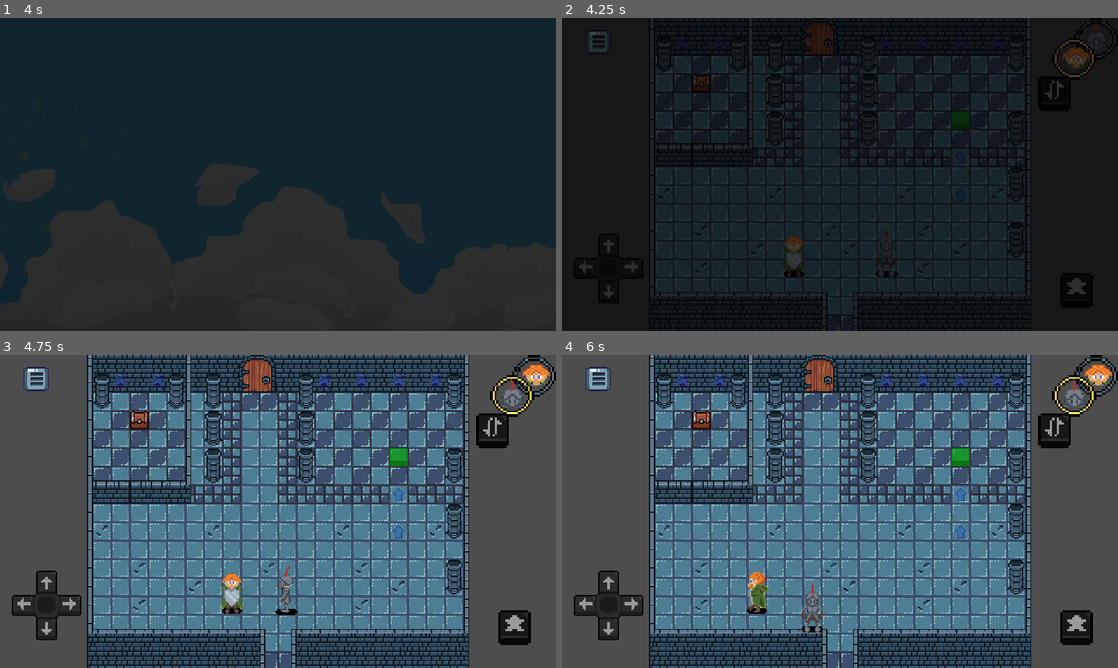
Above: before the commit, frames 1-4 (two rows, left to right).
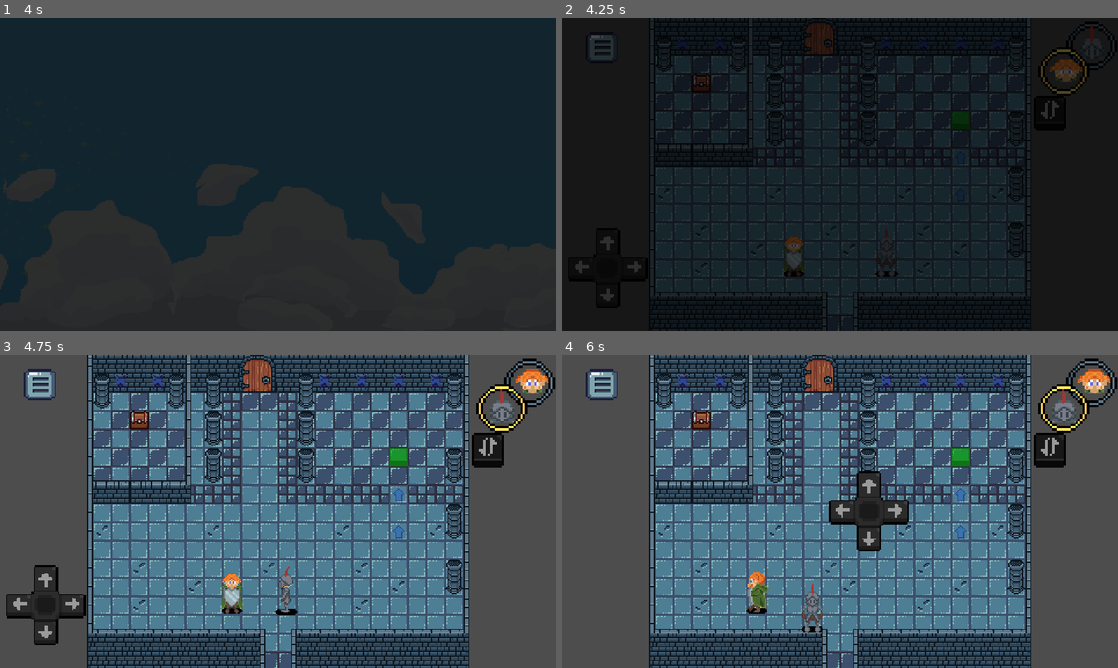
Above: after the commit, the same moments.

Repository: gumaciel/awesome-game-jam-01
Game: Godot game, scene res://scenes/main/main.tscn
Two runs of this game, one before a commit and one after it. Both use one fixed random seed, a clock stepped at 60 frames per second and the inputs below. The engine's default icon, where the game draws it, is replaced by a stand-in: a white triangle on a blue panel in a dark square.
Inputs (mouse positions are in pixels of both pictures, inside the frame that each line leads up to):
- Up to frame 1 (4 s): move the mouse to (400, 158) at 0.52 s; hold D (move_right) 0.53-1.28 s; hold J (alternate) 0.53-1.28 s; click (400, 158) at 0.67 s; move the mouse to (166, 190) at 1.27 s; hold S (move_down) 1.28-2 s; tap J (alternate) at 1.35, 3.6 s; click "Continue" at 2 s; move the mouse to (333, 105) at 2.77 s; hold D (move_right) 2.78-3.53 s; hold J (alternate) 2.78-3.53 s; move the mouse to (250, 237) at 3.52 s; hold W (move_up) from 3.53 s (still down); click (250, 237) at 3.67 s
- Up to frame 2 (4.25 s): keep holding W (move_up)
- Up to frame 3 (4.75 s): move the mouse to (444, 558) at 4.27 s; release W (move_up) at 4.28 s; hold A (move_left) from 4.28 s (still down); hold J (alternate) from 4.28 s (still down)
- Up to frame 4 (6 s): move the mouse to (673, 464) at 5.02 s; release J (alternate) at 5.03 s; tap J (alternate) at 5.1 s; move the mouse to (867, 511) at 5.77 s; release A (move_left) at 5.78 s; hold S (move_down) from 5.78 s (still down); hold J (alternate) from 5.78 s (still down); click (867, 511) at 5.92 s

Frame 1 is identical in both runs. In frame 2, 1.2% of the frame differs, in the area x 2-100%, y 1-91%; in frame 3, 4.1%; in frame 4, 6.4%, in the area x 2-100%, y 0-93%.

Commit message:
added sound on switch char and fix joystick

Diff:
--- a/scenes/joystick/joystick.tscn
+++ b/scenes/joystick/joystick.tscn
@@ -11,10 +11,6 @@
 anchor_top = 0.5
 anchor_right = 0.5
 anchor_bottom = 0.5
-offset_left = -30.5
-offset_top = -27.0
-offset_right = 30.5
-offset_bottom = 27.0
 grow_horizontal = 2
 grow_vertical = 2
 script = ExtResource("1_7jg6q")
@@ -26,12 +22,13 @@
 anchor_top = 0.5
 anchor_right = 0.5
 anchor_bottom = 0.5
-offset_left = -30.5
-offset_top = -29.0
-offset_right = 29.5
-offset_bottom = 31.0
+offset_left = -34.5
+offset_top = -36.0
+offset_right = 34.5
+offset_bottom = 36.0
 grow_horizontal = 2
 grow_vertical = 2
 texture = ExtResource("1_wywu1")
+stretch_mode = 5
 
 [connection signal="gui_input" from="Texture" to="." method="_on_texture_rect_gui_input"]
--- a/scenes/ui/ui.tscn
+++ b/scenes/ui/ui.tscn
@@ -32,31 +32,32 @@
 [node name="ClickButton" type="Control" parent="MobileButtons/ControlClickable"]
 process_mode = 1
 layout_mode = 1
-anchor_left = 1.85
-anchor_top = 2.6
-anchor_right = 6.5
-anchor_bottom = 6.45
+anchor_left = 2.175
+anchor_top = 2.625
+anchor_right = 6.825
+anchor_bottom = 6.475
 metadata/_edit_use_anchors_ = true
 
 [node name="ClickButton2" type="Control" parent="MobileButtons/ControlClickable"]
 process_mode = 1
 layout_mode = 1
-anchor_left = -1.2
-anchor_top = 1.85
-anchor_right = 2.4
-anchor_bottom = 4.6
+anchor_left = -1.175
+anchor_top = 1.375
+anchor_right = 2.425
+anchor_bottom = 4.125
 metadata/_edit_use_anchors_ = true
 
 [node name="ClickButton3" type="Control" parent="MobileButtons/ControlClickable"]
 process_mode = 1
 layout_mode = 1
-anchor_left = -2.175
-anchor_top = 2.875
-anchor_right = 0.15
-anchor_bottom = 6.775
+anchor_left = -2.55
+anchor_top = 2.9
+anchor_right = -0.225
+anchor_bottom = 6.8
 metadata/_edit_use_anchors_ = true
 
 [node name="InteractionButton" type="TouchScreenButton" parent="MobileButtons"]
+visible = false
 position = Vector2(428, 218)
 scale = Vector2(2, 2)
 texture_normal = ExtResource("2_ksa3p")
@@ -64,21 +65,22 @@
 action = "interaction"
 
 [node name="SettingsButton" type="TouchScreenButton" parent="MobileButtons"]
-position = Vector2(15, 4)
+position = Vector2(14, 5)
+scale = Vector2(1.25, 1.25)
 texture_normal = ExtResource("4_gvyp0")
 action = "configuration"
 
 [node name="Joystick" parent="MobileButtons" instance=ExtResource("6_qyci7")]
 z_index = 8
 layout_mode = 1
-offset_left = 20.0
-offset_top = 195.0
-offset_right = 20.0
-offset_bottom = 195.0
+offset_left = 19.0
+offset_top = 196.0
+offset_right = 19.0
+offset_bottom = 196.0
 
 [node name="ChangeChar" type="TouchScreenButton" parent="MobileButtons"]
 z_index = 5
-position = Vector2(409, 48)
+position = Vector2(405, 65)
 scale = Vector2(2, 2)
 texture_normal = ExtResource("7_yyelt")
 texture_pressed = ExtResource("8_quc2u")
@@ -88,16 +90,16 @@
 z_index = -1
 layout_mode = 3
 anchors_preset = 0
-offset_left = 4.0
-offset_top = -23.0
-offset_right = 4.0
-offset_bottom = -23.0
+offset_left = 5.0
+offset_top = -31.5
+offset_right = 5.0
+offset_bottom = -31.5
 scale = Vector2(0.5, 0.5)
 
 [node name="ActiveBanner" type="Sprite2D" parent="MobileButtons/ChangeChar/Players"]
 z_index = 1
-position = Vector2(25, 32)
-scale = Vector2(1.69, 1.69)
+position = Vector2(18, 41.98)
+scale = Vector2(2, 1.969)
 texture = ExtResource("10_7a6c8")
 
 [node name="ActivePlayer" type="Sprite2D" parent="MobileButtons/ChangeChar/Players/ActiveBanner"]
@@ -107,8 +109,8 @@
 texture = ExtResource("9_c7ycq")
 
 [node name="InnactiveBanner" type="Sprite2D" parent="MobileButtons/ChangeChar/Players"]
-position = Vector2(44, 15)
-scale = Vector2(1.69, 1.69)
+position = Vector2(42.48, 20)
+scale = Vector2(2, 2)
 texture = ExtResource("11_u7h02")
 
 [node name="InnactivePlayer" type="Sprite2D" parent="MobileButtons/ChangeChar/Players/InnactiveBanner"]
@@ -120,6 +122,9 @@
 [node name="PauseAudioStreamPlayer" type="AudioStreamPlayer" parent="."]
 stream = ExtResource("10_p4g21")
 
+[node name="SwitchCharAudioStreamPlayer" type="AudioStreamPlayer" parent="."]
+stream = ExtResource("10_p4g21")
+
 [connection signal="gui_input" from="MobileButtons/ControlClickable/ClickButton" to="MobileButtons/Joystick" method="_on_click_button_gui_input"]
 [connection signal="gui_input" from="MobileButtons/ControlClickable/ClickButton2" to="MobileButtons/Joystick" method="_on_click_button_gui_input"]
 [connection signal="gui_input" from="MobileButtons/ControlClickable/ClickButton3" to="MobileButtons/Joystick" method="_on_click_button_gui_input"]
--- a/scenes/ui/ui_controller.gd
+++ b/scenes/ui/ui_controller.gd
@@ -36,6 +36,7 @@
 		_pause()
 
 func _switch_char() -> void:
+	$SwitchCharAudioStreamPlayer.play()
 	player_1.active = not player_1.active
 	player_2.active = not player_2.active
 
